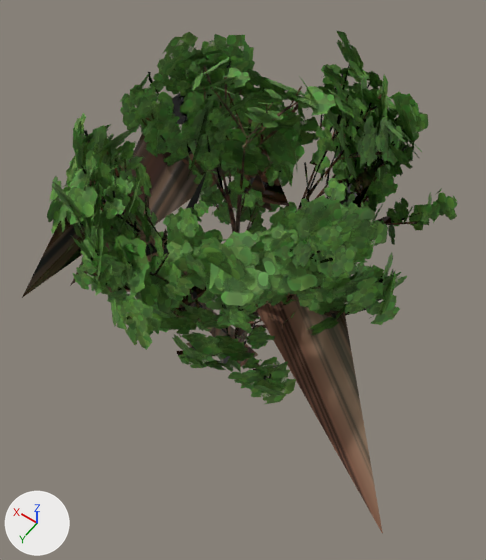
An edit to the glTF model game/assets/models/trees/brightwater_lime_b/brightwater_lime_b.glb, drawn before and after from the same camera.
Rendered twice from a 50 mm lens placed at (-5.75, 7.93, 16.41), pointed at (-0.42, 0.48, 4.7). The lights are fixed; the arrows at lower left show +X, +Y and +Z. The picture after the commit comes second. Objects named as collision shapes, trigger or cutter boxes, shadow casters or lower levels of detail are left out. Vertices at exactly the same position are counted once.

Before the edit, the objects in view are built like this:
```python
me_brightwater_lime_b = bpy.data.meshes.new('brightwater_lime_b')
me_brightwater_lime_b.from_pydata(...)  # 8236 vertices, 6500 faces; spans x -3.94..3.86, y -4.22..4.09, z 0.0..9.62
# faces by material slot: [4200, 2300]
me_brightwater_lime_b.materials.append(mat_brightwater_lime_b_mat)
me_brightwater_lime_b.materials.append(mat_brightwater_lime_b_leaf_foliage)
me_brightwater_lime_b_cards_lod1 = bpy.data.meshes.new('brightwater_lime_b_cards_LOD1')
me_brightwater_lime_b_cards_lod1.from_pydata(...)  # 840 vertices, 420 faces; spans x -3.82..3.49, y -4.02..3.58, z 2.57..9.27
me_brightwater_lime_b_cards_lod1.materials.append(mat_brightwater_lime_b_leaf_foliage)
me_brightwater_lime_b_lod1 = bpy.data.meshes.new('brightwater_lime_b_LOD1')
me_brightwater_lime_b_lod1.from_pydata(...)  # 755 vertices, 898 faces; spans x -5.54..4.4, y -3.74..4.63, z 0.0..8.87
me_brightwater_lime_b_lod1.materials.append(mat_brightwater_lime_b_mat)
ob_brightwater_lime_b = bpy.data.objects.new('brightwater_lime_b', me_brightwater_lime_b)
ob_brightwater_lime_b.location = (0.0, 0.0, 0.0)
ob_brightwater_lime_b_cards_lod1 = bpy.data.objects.new('brightwater_lime_b_cards_LOD1', me_brightwater_lime_b_cards_lod1)
ob_brightwater_lime_b_cards_lod1.location = (0.0, 0.0, 0.0)
ob_brightwater_lime_b_lod1 = bpy.data.objects.new('brightwater_lime_b_LOD1', me_brightwater_lime_b_lod1)
ob_brightwater_lime_b_lod1.location = (0.0, 0.0, 0.0)
```
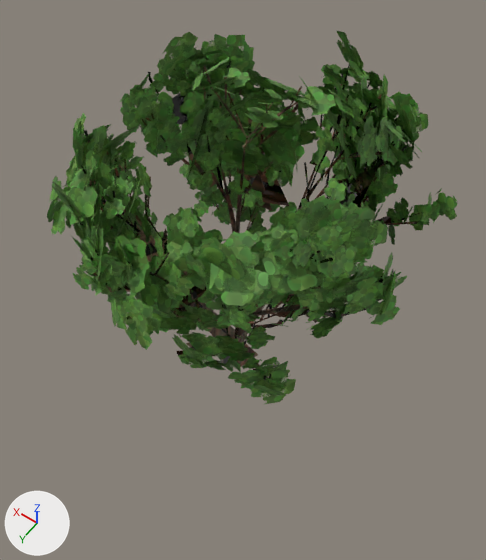
Pixel boxes [x1, y1, x2, y2] of what changed, in the pictures (486 x 560 px):
'brightwater_lime_b_LOD1', reshaped (mostly hidden afterwards): before [22, 87, 394, 534]; after [103, 87, 394, 366]
part 1 of me_brightwater_lime_b_lod1, deleted: before [22, 133, 383, 534]

Diff of the bpy script that builds the scene:
```diff
--- a/game/assets/models/trees/brightwater_lime_b/brightwater_lime_b.glb.py
+++ b/game/assets/models/trees/brightwater_lime_b/brightwater_lime_b.glb.py
@@ me_brightwater_lime_b_lod1 @@
 # used by ob_brightwater_lime_b_lod1; location = (0.0, 0.0, 0.0)
-me_brightwater_lime_b_lod1.from_pydata(...)  # 755 vertices, 898 faces; spans x -5.54..4.4, y -3.74..4.63, z 0.0..8.87
+me_brightwater_lime_b_lod1.from_pydata(...)  # 751 vertices, 889 faces; spans x -3.67..3.49, y -3.74..3.3, z 0.0..8.87
+# me_brightwater_lime_b_lod1 part 1
+# 4 vertices are removed from x -5.54..4.4, y -0.17..4.63, z 2.1..7.36
+# 9 faces are deleted
 me_brightwater_lime_b_lod1.materials.append(mat_brightwater_lime_b_mat)
```
